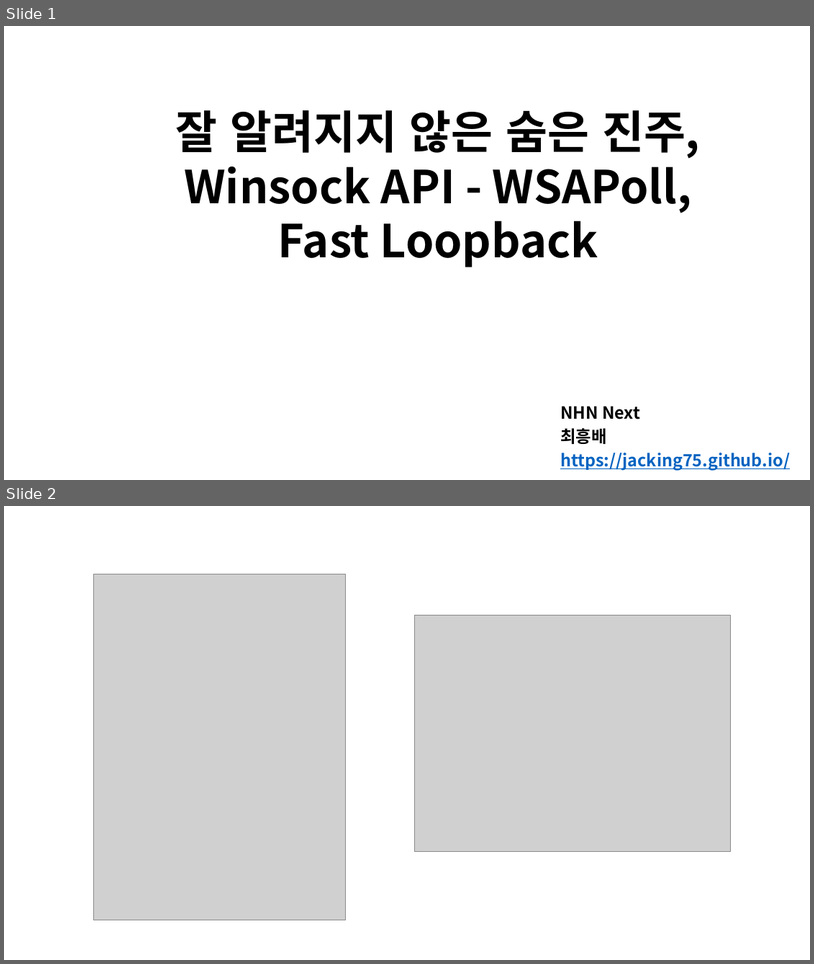
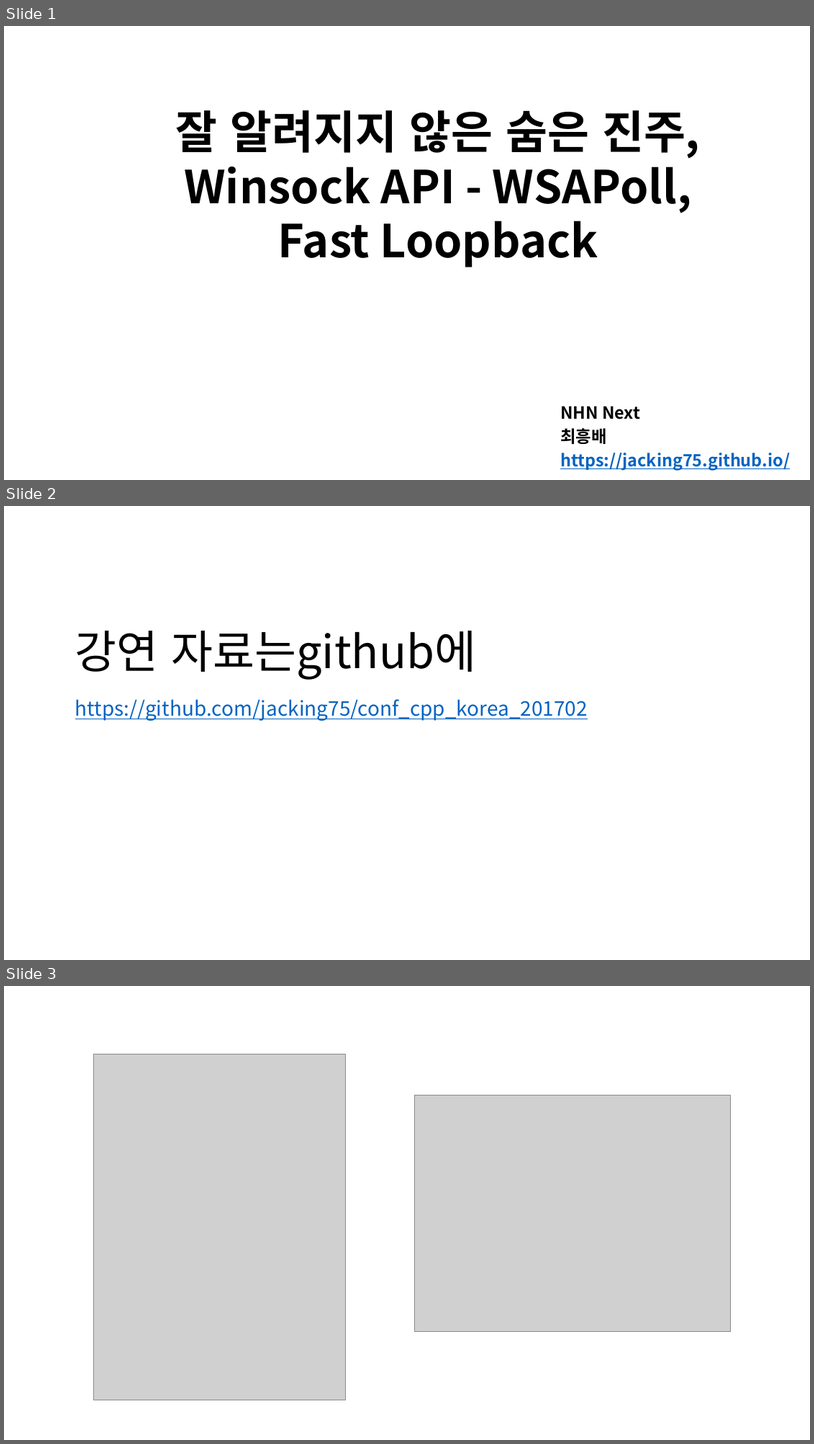
Before and after one commit to Dylan-Jang/conf_cpp_korea_201702, a slide deck: WSAPoll, Fast Loopback.pptx. Shown one above the other, each under a label of ours: slides 1 and 2 before the commit, slides 1, 2 and 3 after it. The pictures are 814x964 and 814x1444 pixels, drawn with LibreOffice and Linux fonts; fonts in the diff are those of the drawing; grey boxes stand for pictures. Boxes give left, top, right and bottom in pixels: in the first picture for what was removed or moved away, otherwise in the second. Text is boxed around its words. In the diff, an @@ line names an element or a change of style, - is before the commit and + after.

```diff
--- a/WSAPoll, Fast Loopback.pptx
+++ b/WSAPoll, Fast Loopback.pptx
@@ slide 2 added at (4, 506, 810, 960), background #FFFFFF @@
@@ text added at (75, 631, 588, 721), 24 pt, text #0563C1, underline @@
+강연 자료는github에
+https://github.com/jacking75/conf_cpp_korea_201702
@@ what was slide 2 is now slide 3 @@
```
Also in this commit, not shown: 1 other file.
